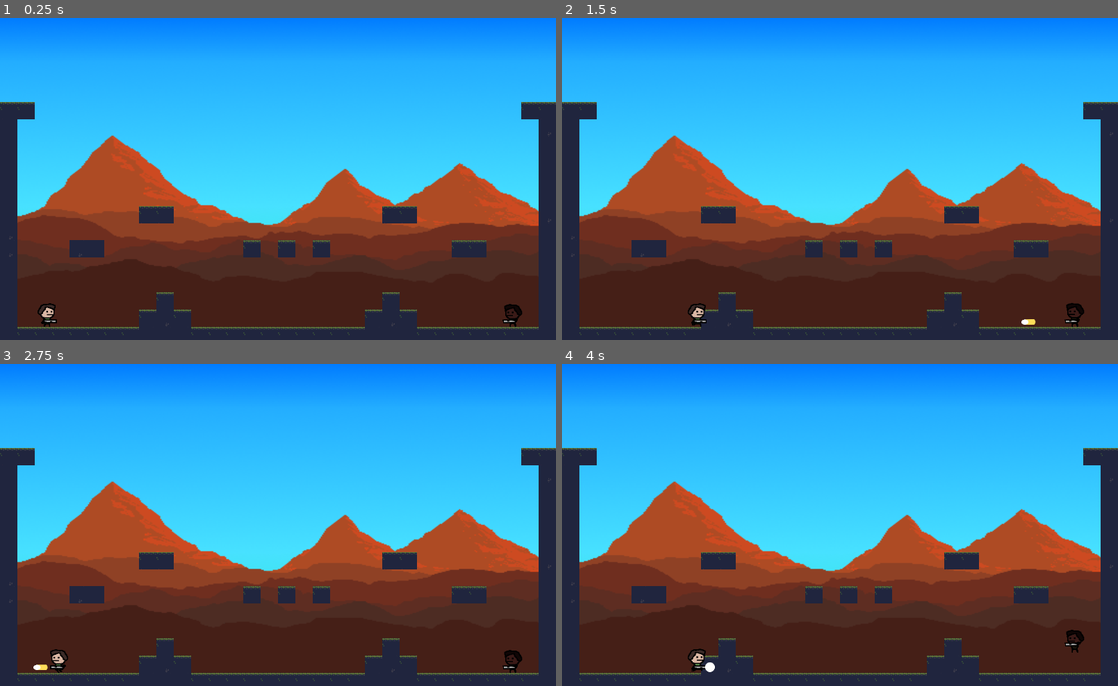
Above: before the commit, frames 1-4 (two rows, left to right).
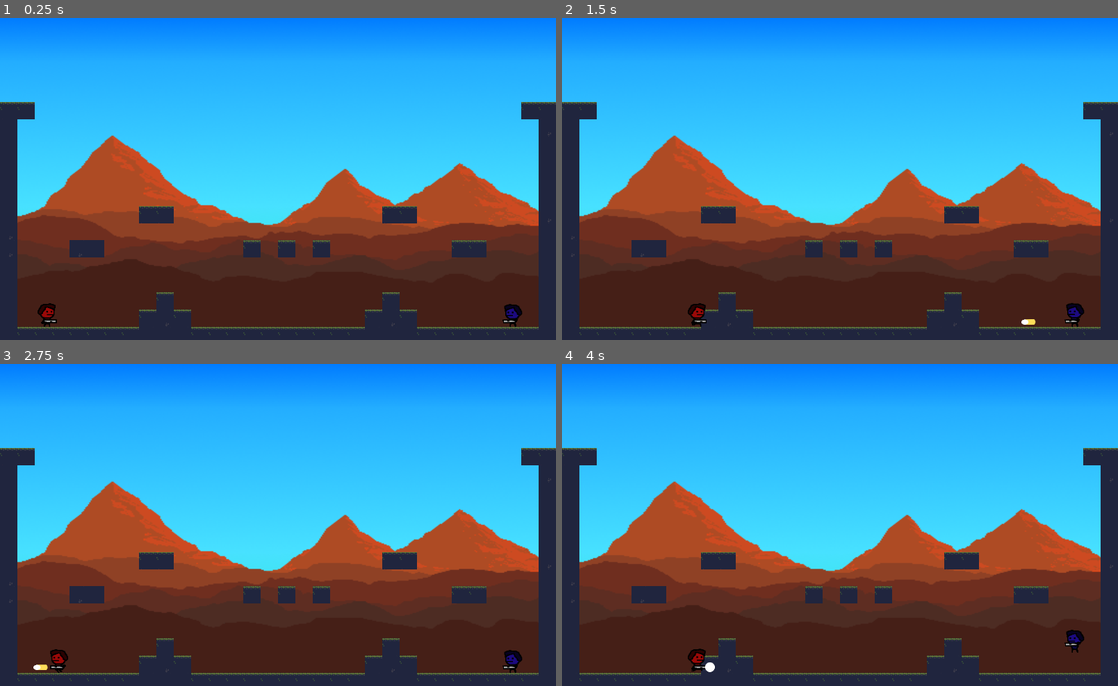
Above: after the commit, the same moments.

Repository: Toefge/InteraktiveSysteme
Game: Godot game, scene res://game.tscn
The game is run twice, just before and just after one commit, with the same random seed, the same clock (stepped at 60 frames per second) and the same inputs.
Inputs (mouse positions are in pixels of both pictures, inside the frame that each line leads up to):
- Up to frame 1 (0.25 s): no input
- Up to frame 2 (1.5 s): tap Enter (fire02) at 0.5, 1.35 s; move the mouse to (962, 162) at 0.52 s; hold Space (fire) 0.53-1.28 s; hold D (right) from 0.53 s (still down); tap Up (ui_up) at 0.77 s; move the mouse to (728, 195) at 1.27 s
- Up to frame 3 (2.75 s): tap Up (ui_up) at 1.52 s; move the mouse to (333, 450) at 2.02 s; release D (right) at 2.03 s; hold A (left) from 2.03 s (still down); hold Space (fire) from 2.03 s (still down)
- Up to frame 4 (4 s): move the mouse to (812, 589) at 2.77 s; release A (left) at 2.78 s; release Space (fire) at 2.78 s; hold D (right) from 2.78 s (still down); tap Enter (fire02) at 2.85 s; tap Up (ui_up) at 3.02, 3.77 s; move the mouse to (1006, 573) at 3.52 s; hold Space (fire) from 3.53 s (still down)

The runs differ from the first frame. In frame 1, 0.1% of the frame differs, in the area x 7-94%, y 89-94%; in frame 2, 0.1%, in the area x 22-94%, y 89-94%; in frame 3, 0.1%; in frame 4, 0.1%.

Commit message:
player 1 & 2, optische Änderung

Diff:
--- a/Player1/player1.tscn
+++ b/Player1/player1.tscn
@@ -14,33 +14,33 @@
 
 [sub_resource type="AtlasTexture" id=2]
 flags = 4
-atlas = ExtResource( 5 )
+atlas = ExtResource( 4 )
 region = Rect2( 0, 0, 48, 48 )
 
 [sub_resource type="AtlasTexture" id=3]
 flags = 4
-atlas = ExtResource( 5 )
+atlas = ExtResource( 4 )
 region = Rect2( 48, 0, 48, 48 )
 
 [sub_resource type="AtlasTexture" id=4]
 flags = 4
 atlas = ExtResource( 4 )
-region = Rect2( 0, 0, 48, 48 )
+region = Rect2( 96, 0, 48, 48 )
 
 [sub_resource type="AtlasTexture" id=5]
 flags = 4
 atlas = ExtResource( 4 )
-region = Rect2( 48, 0, 48, 48 )
+region = Rect2( 144, 0, 48, 48 )
 
 [sub_resource type="AtlasTexture" id=6]
 flags = 4
-atlas = ExtResource( 4 )
-region = Rect2( 96, 0, 48, 48 )
+atlas = ExtResource( 5 )
+region = Rect2( 0, 0, 48, 48 )
 
 [sub_resource type="AtlasTexture" id=7]
 flags = 4
-atlas = ExtResource( 4 )
-region = Rect2( 144, 0, 48, 48 )
+atlas = ExtResource( 5 )
+region = Rect2( 48, 0, 48, 48 )
 
 [sub_resource type="SpriteFrames" id=8]
 animations = [ {
@@ -49,21 +49,23 @@
 "name": "idle",
 "speed": 4.0
 }, {
-"frames": [ SubResource( 2 ), SubResource( 3 ) ],
+"frames": [ SubResource( 2 ), SubResource( 3 ), SubResource( 4 ), SubResource( 5 ) ],
+"loop": true,
+"name": "run",
+"speed": 14.0
+}, {
+"frames": [ SubResource( 6 ), SubResource( 7 ) ],
 "loop": true,
 "name": "jump",
 "speed": 1.0
-}, {
-"frames": [ SubResource( 4 ), SubResource( 5 ), SubResource( 6 ), SubResource( 7 ) ],
-"loop": true,
-"name": "run",
-"speed": 14.0
 } ]
 
 [sub_resource type="RectangleShape2D" id=9]
 extents = Vector2( 8.00539, 10 )
 
 [node name="player" type="KinematicBody2D"]
+modulate = Color( 0.709804, 0.0470588, 0.0470588, 1 )
+self_modulate = Color( 0.92549, 0.780392, 0.780392, 1 )
 script = ExtResource( 2 )
 max_health = 20.0
 
--- a/Player2/player 2.tscn
+++ b/Player2/player 2.tscn
@@ -12,56 +12,55 @@
 [sub_resource type="RectangleShape2D" id=1]
 extents = Vector2( 11.2877, 15.633 )
 
+[sub_resource type="AtlasTexture" id=2]
+flags = 4
+atlas = ExtResource( 4 )
+region = Rect2( 0, 0, 48, 48 )
+
+[sub_resource type="AtlasTexture" id=3]
+flags = 4
+atlas = ExtResource( 4 )
+region = Rect2( 48, 0, 48, 48 )
+
 [sub_resource type="AtlasTexture" id=4]
+flags = 4
+atlas = ExtResource( 4 )
+region = Rect2( 96, 0, 48, 48 )
+
+[sub_resource type="AtlasTexture" id=5]
+flags = 4
+atlas = ExtResource( 4 )
+region = Rect2( 144, 0, 48, 48 )
+
+[sub_resource type="AtlasTexture" id=6]
 flags = 4
 atlas = ExtResource( 5 )
 region = Rect2( 0, 0, 48, 48 )
 
-[sub_resource type="AtlasTexture" id=5]
+[sub_resource type="AtlasTexture" id=7]
 flags = 4
 atlas = ExtResource( 5 )
 region = Rect2( 48, 0, 48, 48 )
 
-[sub_resource type="AtlasTexture" id=6]
-flags = 4
-atlas = ExtResource( 4 )
-region = Rect2( 0, 0, 48, 48 )
-
-[sub_resource type="AtlasTexture" id=7]
-flags = 4
-atlas = ExtResource( 4 )
-region = Rect2( 48, 0, 48, 48 )
-
-[sub_resource type="AtlasTexture" id=8]
-flags = 4
-atlas = ExtResource( 4 )
-region = Rect2( 96, 0, 48, 48 )
-
-[sub_resource type="AtlasTexture" id=9]
-flags = 4
-atlas = ExtResource( 4 )
-region = Rect2( 144, 0, 48, 48 )
-
-[sub_resource type="SpriteFrames" id=10]
+[sub_resource type="SpriteFrames" id=8]
 animations = [ {
 "frames": [ ExtResource( 6 ), ExtResource( 3 ) ],
 "loop": true,
 "name": "idle",
 "speed": 2.0
 }, {
-"frames": [ SubResource( 4 ), SubResource( 5 ) ],
+"frames": [ SubResource( 2 ), SubResource( 3 ), SubResource( 4 ), SubResource( 5 ) ],
+"loop": true,
+"name": "run",
+"speed": 5.0
+}, {
+"frames": [ SubResource( 6 ), SubResource( 7 ) ],
 "loop": true,
 "name": "jump",
 "speed": 5.0
-}, {
-"frames": [ SubResource( 6 ), SubResource( 7 ), SubResource( 8 ), SubResource( 9 ) ],
-"loop": true,
-"name": "run",
-"speed": 5.0
 } ]
 
-[sub_resource type="Animation" id=2]
-resource_name = "Flash"
+[sub_resource type="Animation" id=9]
 tracks/0/type = "value"
 tracks/0/path = NodePath("AnimatedSprite:visible")
 tracks/0/interp = 1
@@ -75,11 +74,14 @@
 "values": [  ]
 }
 
-[sub_resource type="CapsuleShape2D" id=3]
+[sub_resource type="CapsuleShape2D" id=10]
 radius = 8.92834
 height = 16.4005
 
 [node name="player 2" type="KinematicBody2D"]
+modulate = Color( 0.94902, 0.94902, 0.94902, 1 )
+self_modulate = Color( 0.694118, 0.694118, 0.694118, 1 )
+light_mask = 0
 script = ExtResource( 2 )
 max_health = 20.0
 
@@ -89,10 +91,10 @@
 [node name="RigidBody2D" type="RigidBody2D" parent="."]
 
 [node name="AnimatedSprite" type="AnimatedSprite" parent="."]
-modulate = Color( 0.462745, 0.337255, 0.337255, 1 )
-self_modulate = Color( 0.576471, 0.419608, 0.419608, 1 )
+modulate = Color( 0.145098, 0.0666667, 0.87451, 1 )
+self_modulate = Color( 0.941176, 0.941176, 0.941176, 1 )
 position = Vector2( 0.345892, -8.68014 )
-frames = SubResource( 10 )
+frames = SubResource( 8 )
 animation = "run"
 frame = 3
 
@@ -110,7 +112,7 @@
 one_shot = true
 
 [node name="AnimationPlayer" type="AnimationPlayer" parent="."]
-anims/Flash = SubResource( 2 )
+anims/Flash = SubResource( 9 )
 
 [node name="Hitbox" type="Area2D" parent="."]
 collision_layer = 32
Not shown: 1 places in Player2/player 2.tscn that only renumber resources
Not shown, changed: .DS_Store
